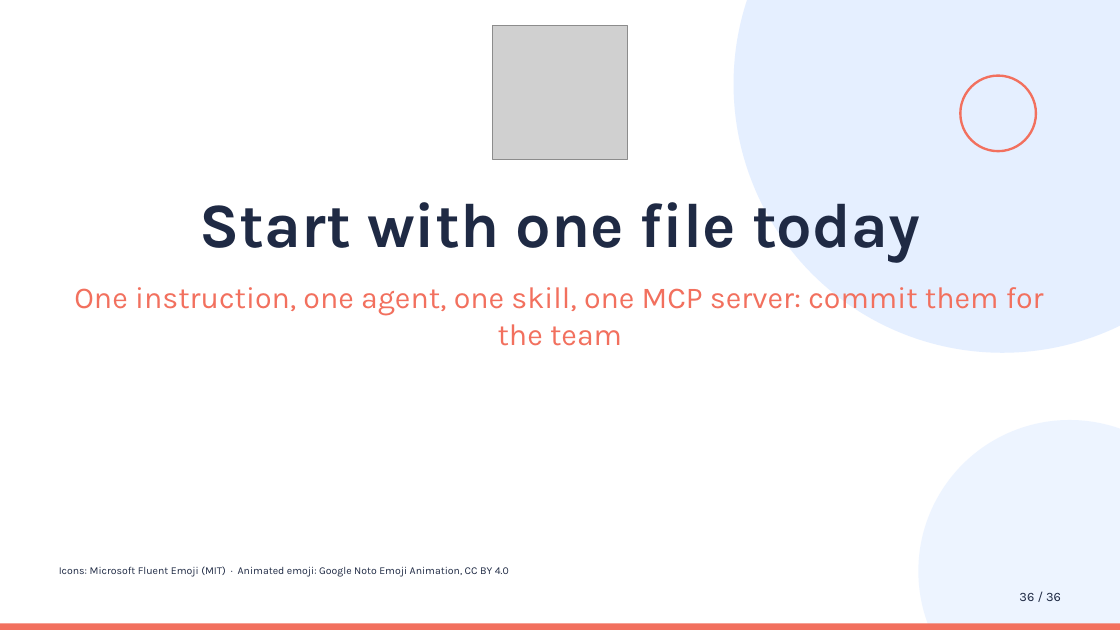
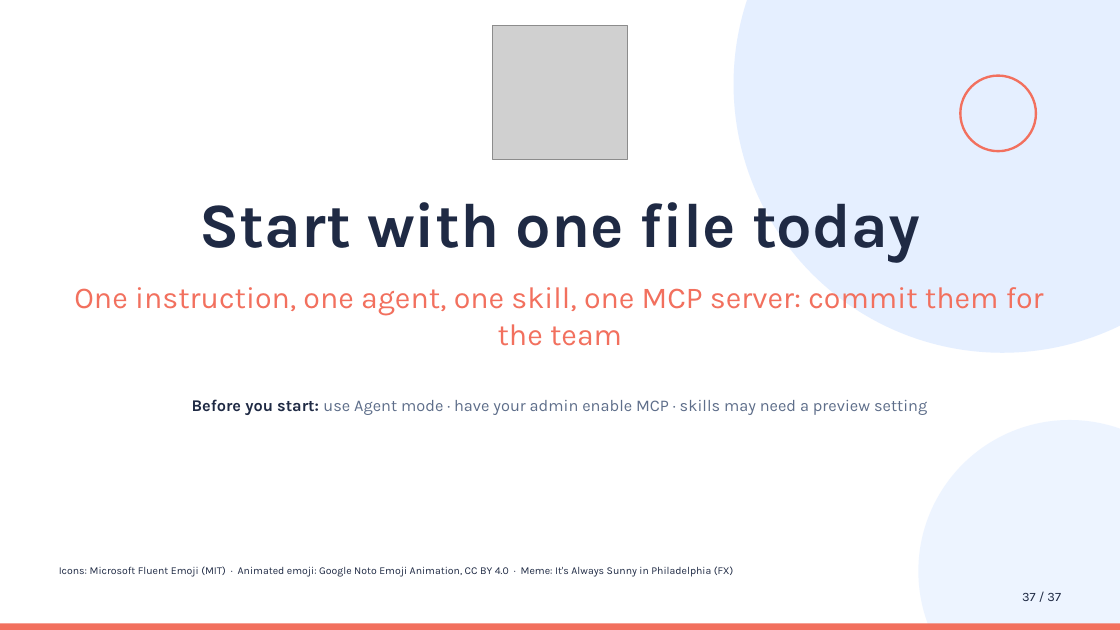
Before and after one commit to idoudist/ai-toolbox-presentation, a slide deck: slide 36 of hello-skills.pptx. Drawn at 1120x630 pixels with LibreOffice and Linux fonts; fonts in the diff are those of the drawing; grey boxes stand for pictures. Boxes give left, top, right and bottom in pixels: in the first picture for what was removed or moved away, otherwise in the second. Text is boxed around its words. In the diff, an @@ line names an element or a change of style, - is before the commit and + after.

Commit message:
update presentation

```diff
--- a/hello-skills.pptx
+++ b/hello-skills.pptx
@@ text added at <box>192,399,927,415</box>, 14 pt, text #5E6E8A @@
+Before you start: use Agent mode · have your admin enable MCP · skills may need a preview setting
@@ text at <box>59,566,734,577</box>: text changed @@
-Icons: Microsoft Fluent Emoji (MIT) · Animated emoji: Google Noto Emoji Animation, CC BY 4.0
+Icons: Microsoft Fluent Emoji (MIT) · Animated emoji: Google Noto Emoji Animation, CC BY 4.0 · Meme: It's Always Sunny in Philadelphia (FX)
@@ text at <box>1022,593,1061,601</box>: text changed @@
-36 / 36
+37 / 37
```
Also in this commit, not shown: 32 other slides changed.
